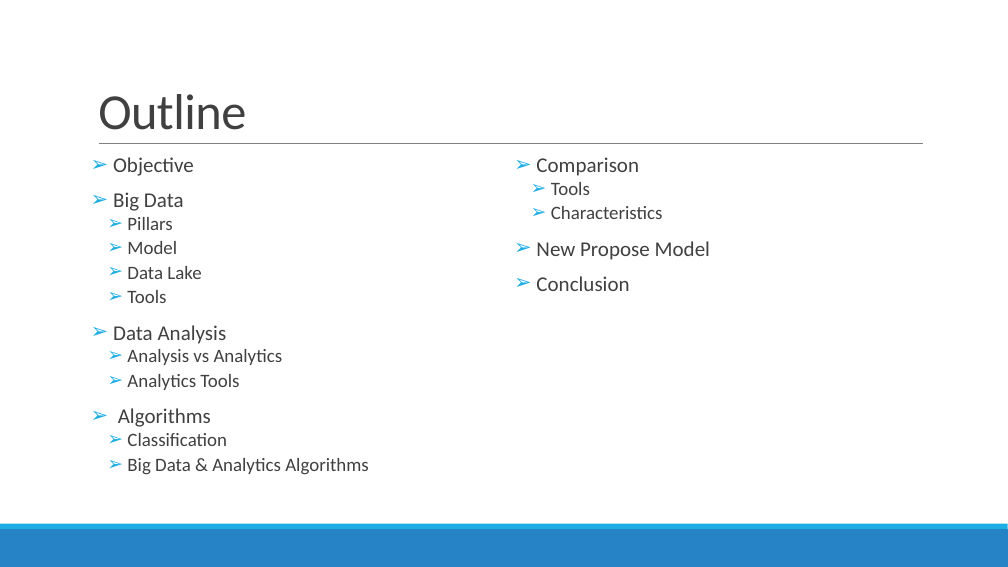
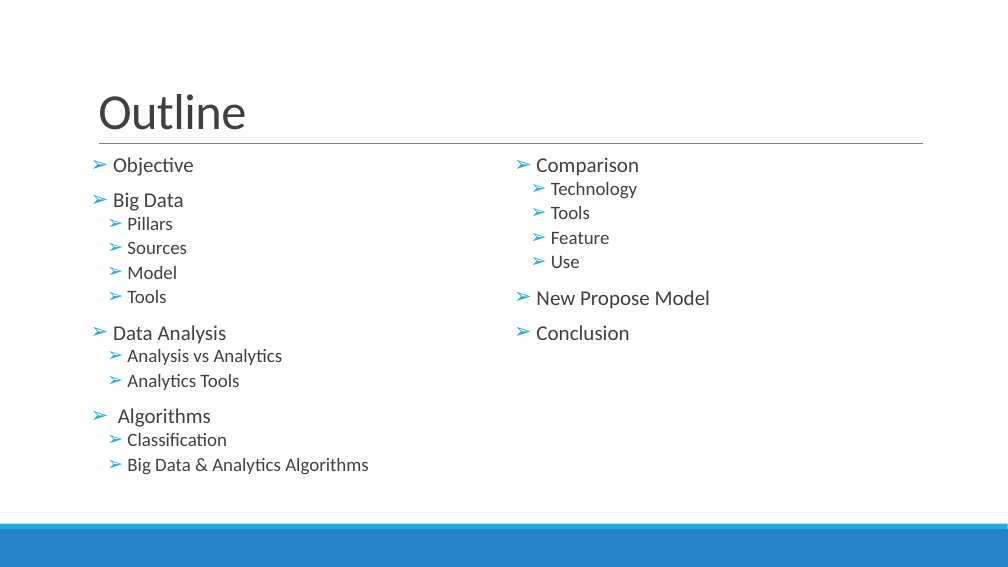
Before and after one commit to DistributedSystems-Fall2018-NEDUET/project-dist_sys, a slide deck: slide 4 of Project Interim Submission/Generic DS Framework.pptx. Drawn at 1008x567 pixels with LibreOffice and Linux fonts; fonts in the diff are those of the drawing. Boxes give left, top, right and bottom in pixels: in the first picture for what was removed or moved away, otherwise in the second. Text is boxed around its words. In the diff, an @@ line names an element or a change of style, - is before the commit and + after.

```diff
--- a/Project Interim Submission/Generic DS Framework.pptx
+++ b/Project Interim Submission/Generic DS Framework.pptx
@@ text at (551,182,637,198): paragraph added @@
+  ➢ Technology
@@ text at (551,232,610,268): text changed @@
-  ➢ Characteristics
+  ➢ Feature
+  ➢ Use
@@ text at (127,241,187,254): paragraph added @@
+  ➢ Sources
@@ text at (127,266,201,279): paragraph removed @@
-  ➢ Data Lake
```
Also in this commit, not shown: 2 other slides changed, 4 slides added.
